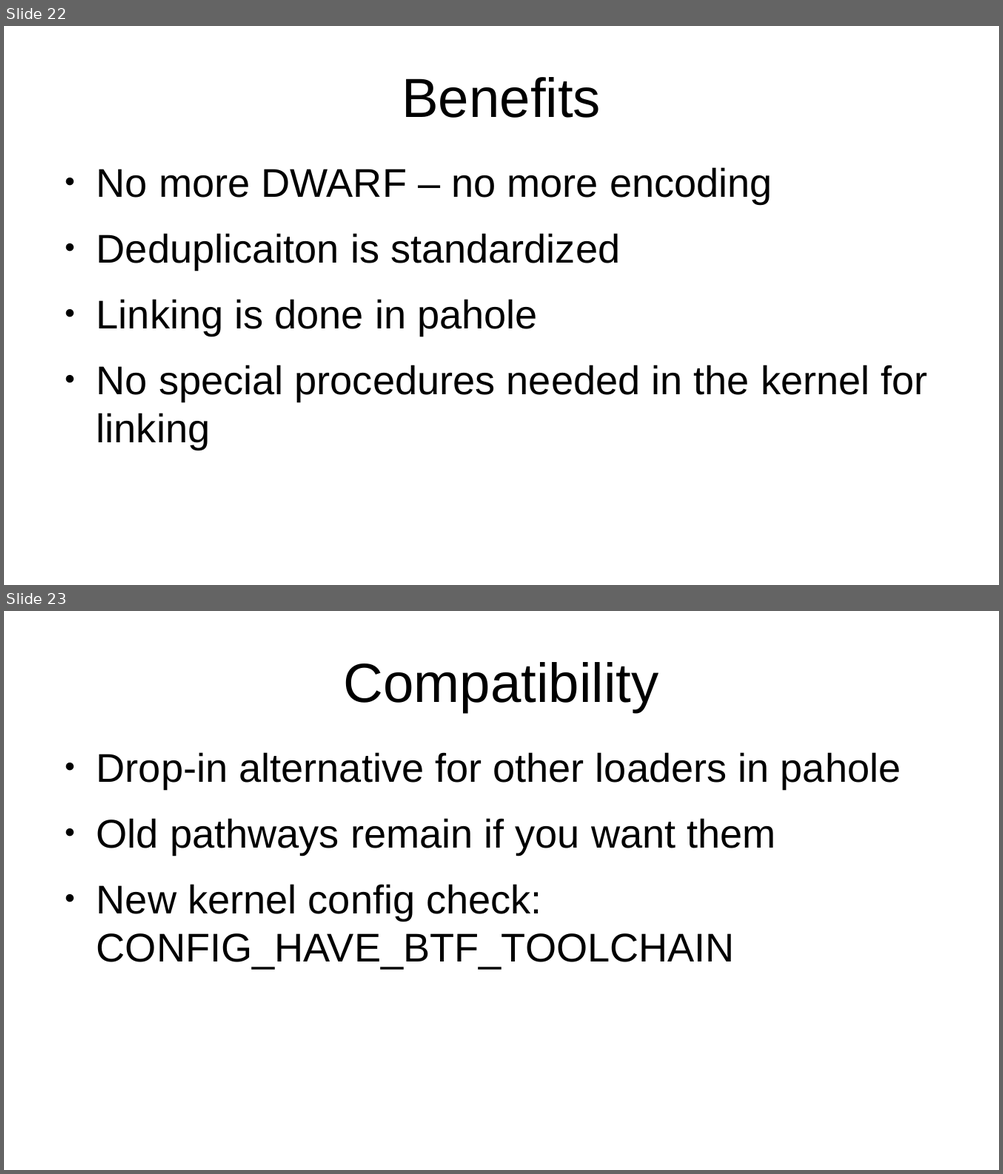
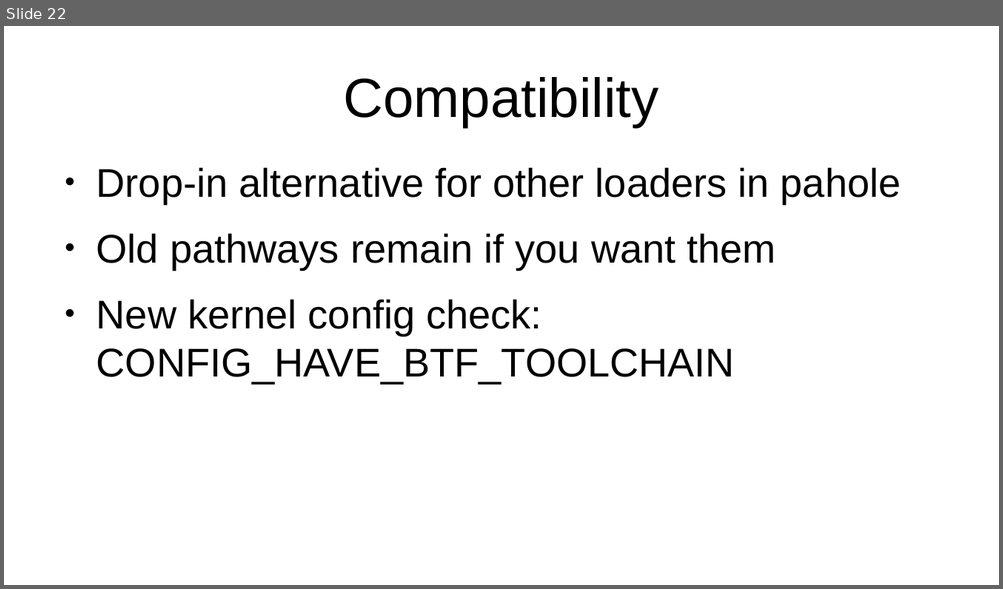
Before and after one commit to peter-shoes/lsfmm_slides, a slide deck: ctf_lsfmm.odp. Shown one above the other, each under a label of ours: slides 22 and 23 before the commit, slide 22 after it. The pictures are 1003x1174 and 1003x589 pixels, drawn with LibreOffice and Linux fonts; fonts in the diff are those of the drawing. Boxes give left, top, right and bottom in pixels: in the first picture for what was removed or moved away, otherwise in the second. Text is boxed around its words. In the diff, an @@ line names an element or a change of style, - is before the commit and + after.

```diff
--- a/ctf_lsfmm.odp
+++ b/ctf_lsfmm.odp
@@ slide 22 removed at [4,26,999,585], background #FFFFFF @@
@@ title removed at [401,77,600,118] @@
-Benefits
@@ text removed at [96,167,928,449] @@
-● No more DWARF – no more encoding
-● Deduplicaiton is standardized
-● Linking is done in pahole
-● No special procedures needed in the kernel for linking
@@ what was slide 23 is now slide 22 @@
```
Also in this commit, not shown: 10 slides changed, 1 slide added, 1 other slide removed.
